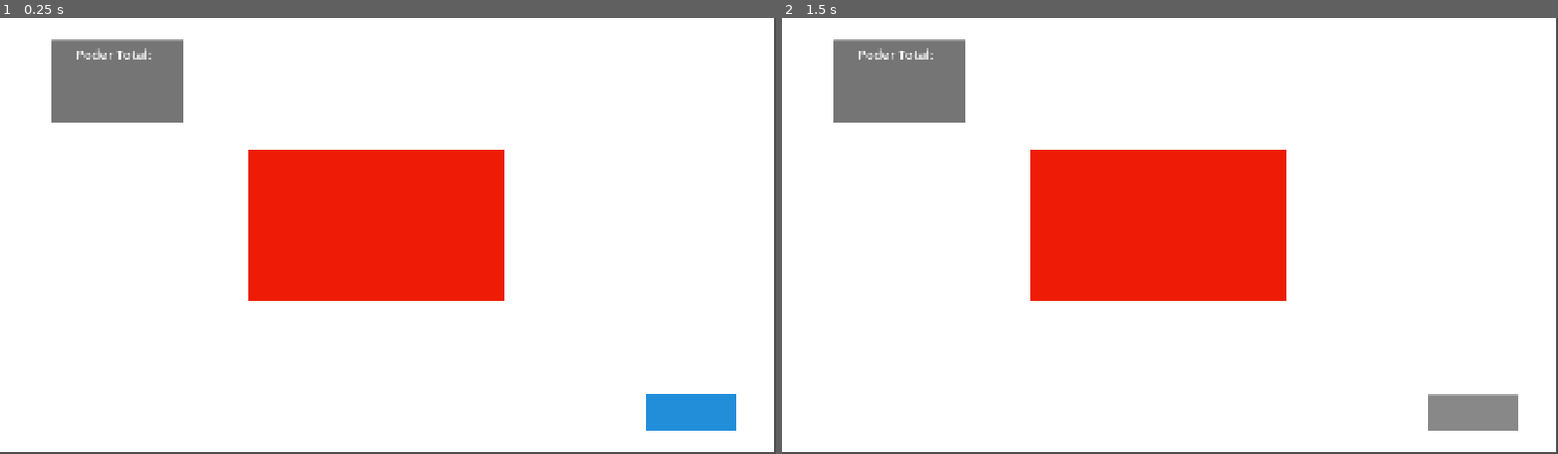
Above: before the commit, frames 1-2 (left to right).
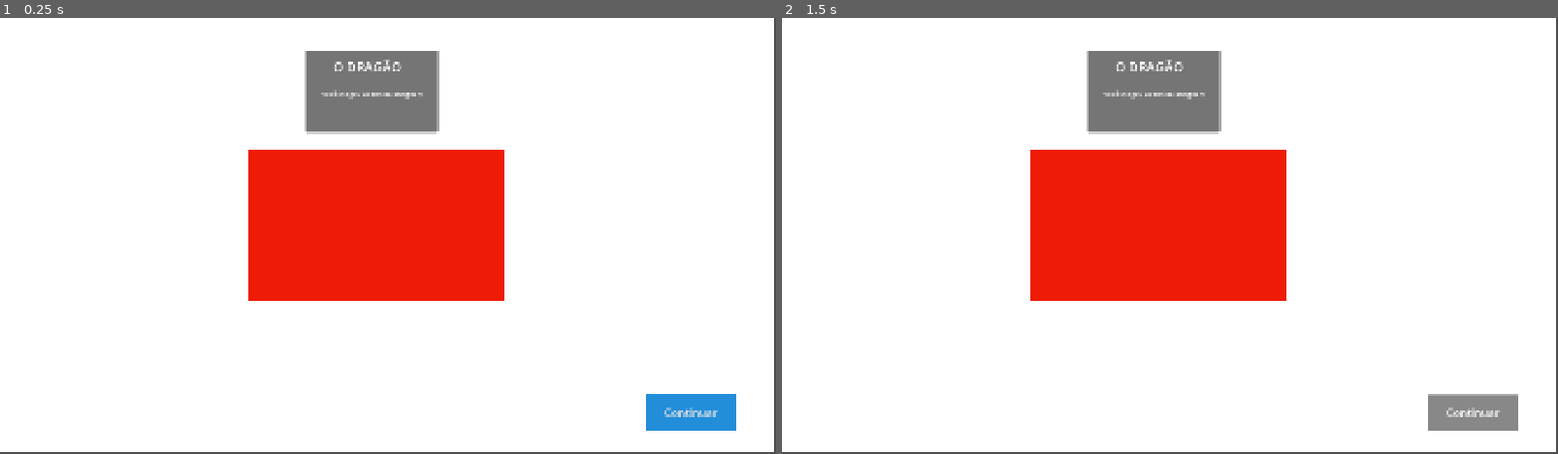
Above: after the commit, the same moments.

Repository: gamedevmeetup/Brackeys-Game-Jam-2026.2---Equipe-2
Game: Godot game, scene res://Scenes/Dragon.tscn
Same seed, same stepped clock (60 frames per second), same inputs: the game is played once before the commit and once after it. This scene is started directly instead of the project's main scene.
Inputs (mouse positions are in pixels of both pictures, inside the frame that each line leads up to):
- Up to frame 1 (0.25 s): no input
- Up to frame 2 (1.5 s): click (1472, 410) at 0.5 s; click (1472, 410) at 1.25 s

The runs differ from the first frame. In frame 1, 6.6% of the frame differs, in the area x 6-93%, y 4-92%; in frame 2, 6.6%.

Commit message:
Script do dragão
Adicionei o primeiro script do dragão para validar se as informações do player estão chegando corretamente para a batalha

Diff:
--- a/guardas-mentirosos/Scenes/Dragon.tscn
+++ b/guardas-mentirosos/Scenes/Dragon.tscn
@@ -1,4 +1,6 @@
 [gd_scene format=3 uid="uid://b575veb8c5g24"]
+
+[ext_resource type="Script" uid="uid://d1wmmanrylk1l" path="res://Scripts/dragon.gd" id="1_v5fnx"]
 
 [sub_resource type="StyleBoxFlat" id="StyleBoxFlat_ow8y5"]
 bg_color = Color(0.93333334, 0.10980392, 0.023529412, 1)
@@ -13,13 +15,14 @@
 anchor_bottom = 1.0
 grow_horizontal = 2
 grow_vertical = 2
+script = ExtResource("1_v5fnx")
 
 [node name="Background" type="ColorRect" parent="." unique_id=1377610927]
 layout_mode = 0
 offset_right = 1915.0
 offset_bottom = 1077.0
 
-[node name="Panel" type="Panel" parent="." unique_id=541363746]
+[node name="Dragon" type="Panel" parent="." unique_id=541363746]
 layout_mode = 0
 offset_left = 616.0
 offset_top = 328.0
@@ -29,26 +32,27 @@
 
 [node name="ResultPanel" type="Panel" parent="." unique_id=954202910]
 layout_mode = 0
-offset_left = 127.0
-offset_top = 54.0
-offset_right = 455.0
-offset_bottom = 258.0
+offset_left = 756.0
+offset_top = 80.0
+offset_right = 1084.0
+offset_bottom = 284.0
 
 [node name="ResultTitle" type="Label" parent="ResultPanel" unique_id=421200685]
 layout_mode = 0
-offset_left = 61.0
-offset_top = 13.0
-offset_right = 280.0
-offset_bottom = 67.0
+offset_left = 69.0
+offset_top = 18.0
+offset_right = 288.0
+offset_bottom = 72.0
 theme_override_font_sizes/font_size = 32
-text = "Poder Total:"
+text = "O DRAGÃO"
 
 [node name="ResultDescription" type="Label" parent="ResultPanel" unique_id=1848542070]
 layout_mode = 0
-offset_left = 54.0
-offset_top = 74.0
-offset_right = 259.0
-offset_bottom = 174.0
+offset_left = 39.0
+offset_top = 96.0
+offset_right = 290.0
+offset_bottom = 125.0
+text = "Você chegou ao fim da dungeon!"
 
 [node name="ContinueButton" type="Button" parent="." unique_id=790823436]
 layout_mode = 0
@@ -56,4 +60,6 @@
 offset_top = 933.0
 offset_right = 1822.0
 offset_bottom = 1021.0
+theme_override_font_sizes/font_size = 27
 theme_override_styles/normal = SubResource("StyleBoxFlat_v5fnx")
+text = "Continuar"
--- /dev/null
+++ b/guardas-mentirosos/Scripts/dragon.gd
@@ -0,0 +1,9 @@
+extends Control
+
+var requiredPower = 30
+
+func _ready() -> void:
+	var totalPower = GameManager.playerData.totalPower
+
+	print("PODER FINAL: ", totalPower)
+	print("PODER NECESSÁRIO: ", requiredPower)
Not shown, added: guardas-mentirosos/Scripts/dragon.gd.uid
